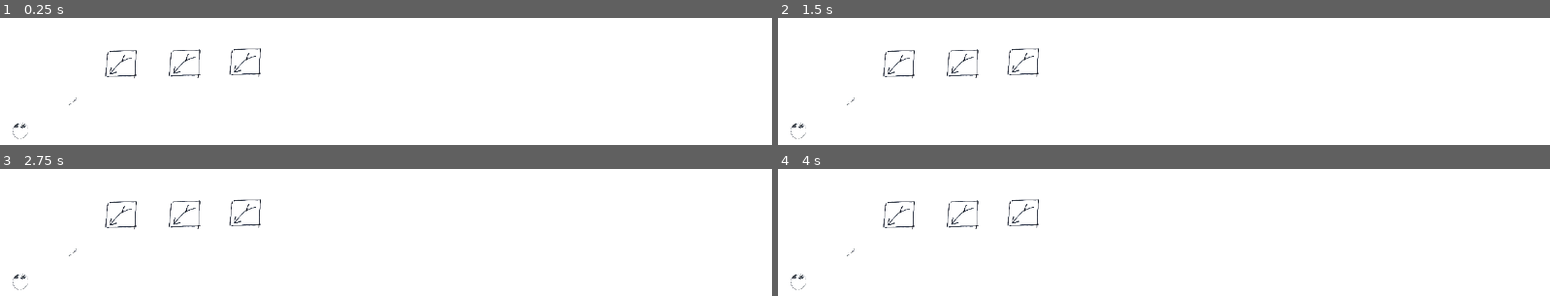
Above: before the commit, frames 1-4 (two rows, left to right).
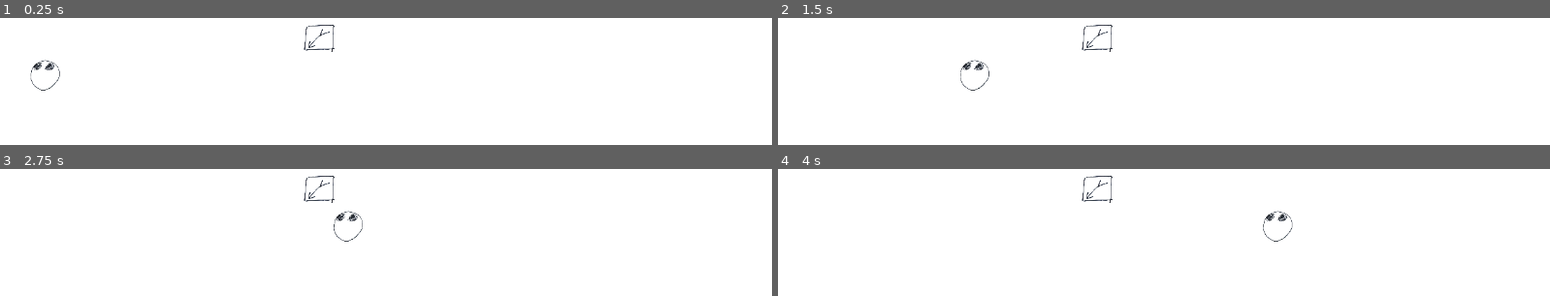
Above: after the commit, the same moments.

Repository: OzuYatamutsu/notebook-tower-defense
Game: Godot game, scene res://levels/test_level.tscn
Same seed, same stepped clock (60 frames per second), same inputs: the game is played once before the commit and once after it. Before the commit the project has no main scene; this scene is started directly in both runs.
Inputs:
- Up to frame 1 (0.25 s): no input
- Up to frame 2 (1.5 s): no input
- Up to frame 3 (2.75 s): no input
- Up to frame 4 (4 s): tap Enter at 2.75 s; tap Space at 3.5 s

The runs differ from the first frame. In frame 1, 1.1% of the frame differs, in the area x 1-44%, y 5-96%; in frame 2, 1.1%; in frame 3, 1.1%; in frame 4, 1.1%, in the area x 1-67%, y 5-96%.

Commit message:
Replace arrow tower placeholders with instances

Diff:
--- a/levels/test_level.tscn
+++ b/levels/test_level.tscn
@@ -1,7 +1,7 @@
 [gd_scene load_steps=4 format=3 uid="uid://bmvftpnl3dmue"]
 
-[ext_resource type="Texture2D" uid="uid://bqmx3udvicsbi" path="res://sprites/basic_enemy.png" id="1_opvds"]
-[ext_resource type="Texture2D" uid="uid://bosnkotrfix0u" path="res://sprites/arrow_tower.png" id="2_jumiw"]
+[ext_resource type="PackedScene" uid="uid://gqhmvpyej27v" path="res://mobs/Basic.tscn" id="1_uhqc2"]
+[ext_resource type="PackedScene" uid="uid://bg26ahjkoli5k" path="res://towers/ArrowTower.tscn" id="2_vsgju"]
 [ext_resource type="Texture2D" uid="uid://dgjv77wwdkbmh" path="res://sprites/arrow.png" id="3_05cqs"]
 
 [node name="test_level" type="Node2D"]
@@ -17,30 +17,19 @@
 grow_vertical = 2
 
 [node name="mobs" type="Node2D" parent="viewport"]
+scale = Vector2(0.1, 0.1)
 
-[node name="basic_mob" type="Sprite2D" parent="viewport/mobs"]
-position = Vector2(40.5, 192.75)
-scale = Vector2(0.054, 0.054)
-texture = ExtResource("1_opvds")
+[node name="Basic" parent="viewport/mobs" instance=ExtResource("1_uhqc2")]
+position = Vector2(310, 1010)
 
 [node name="towers" type="Node2D" parent="viewport"]
+scale = Vector2(0.1, 0.1)
 
-[node name="arrow_tower" type="Sprite2D" parent="viewport/towers"]
-position = Vector2(206, 83)
-scale = Vector2(0.105, 0.105)
-texture = ExtResource("2_jumiw")
-
-[node name="arrow_tower2" type="Sprite2D" parent="viewport/towers"]
-position = Vector2(411, 80)
-scale = Vector2(0.105, 0.105)
-texture = ExtResource("2_jumiw")
-
-[node name="arrow_tower3" type="Sprite2D" parent="viewport/towers"]
-position = Vector2(311, 82)
-scale = Vector2(0.105, 0.105)
-texture = ExtResource("2_jumiw")
+[node name="ArrowTower" parent="viewport/towers" instance=ExtResource("2_vsgju")]
+position = Vector2(5330, 400)
 
 [node name="projectiles" type="Node2D" parent="viewport"]
+visible = false
 
 [node name="arrow" type="Sprite2D" parent="viewport/projectiles"]
 position = Vector2(127, 145)
--- a/project.godot
+++ b/project.godot
@@ -11,6 +11,7 @@
 [application]
 
 config/name="Notebook Tower Defense"
+run/main_scene="res://levels/test_level.tscn"
 config/features=PackedStringArray("4.3", "GL Compatibility")
 config/icon="res://icon.svg"
 
